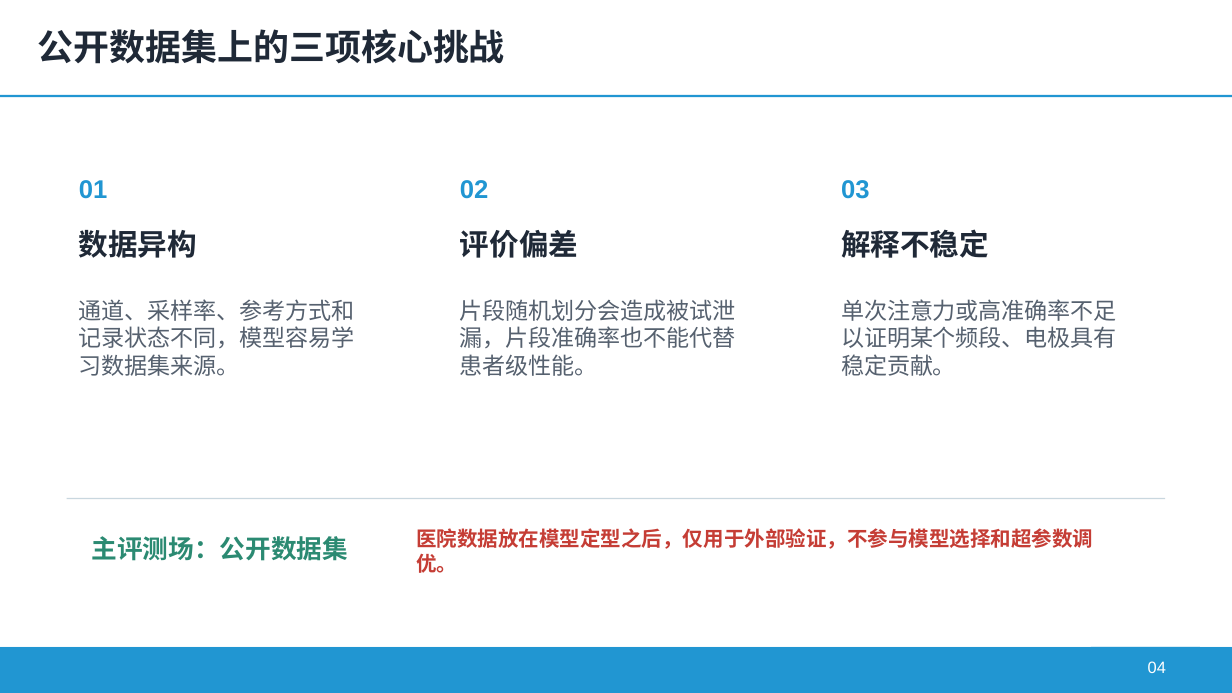
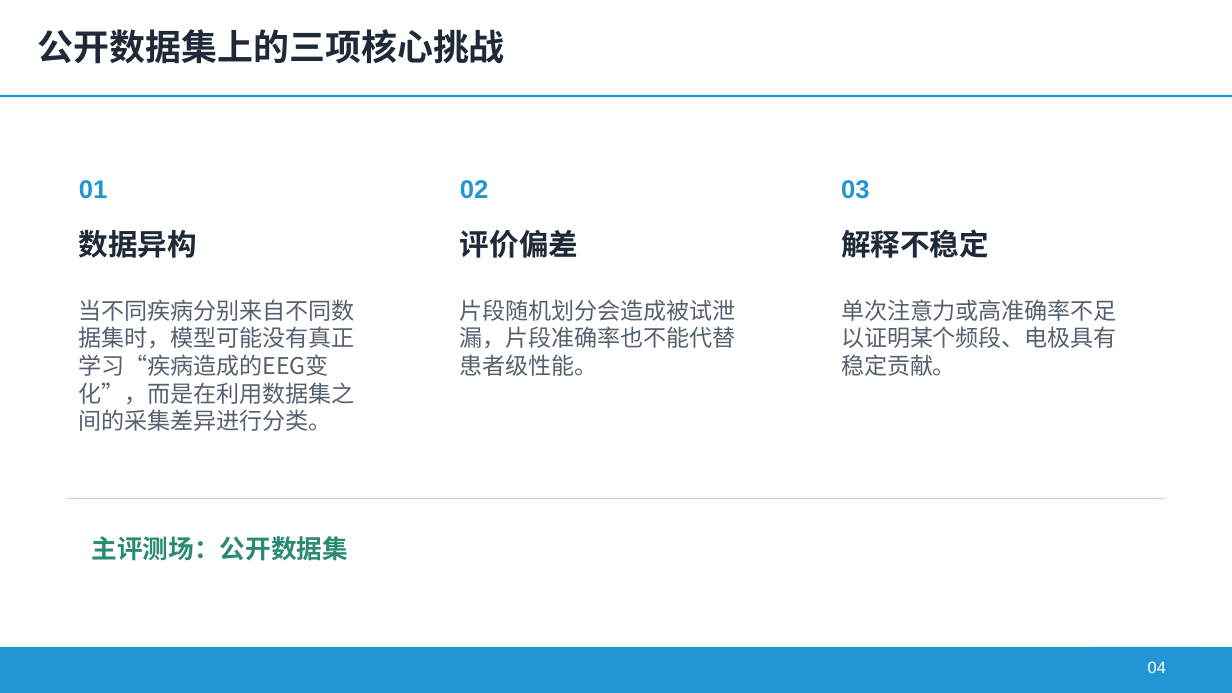
Before and after one commit to Andre050312/FYP, a slide deck: slide 4 of outputs/FYP版本2.pptx. Drawn at 1232x693 pixels with LibreOffice and Linux fonts; fonts in the diff are those of the drawing. Boxes give left, top, right and bottom in pixels: in the first picture for what was removed or moved away, otherwise in the second. Text is boxed around its words. In the diff, an @@ line names an element or a change of style, - is before the commit and + after.

```diff
--- a/outputs/FYP版本2.pptx
+++ b/outputs/FYP版本2.pptx
@@ text at (79,299,355,431): text changed @@
-通道、采样率、参考方式和记录状态不同，模型容易学习数据集来源。
+当不同疾病分别来自不同数据集时，模型可能没有真正学习“疾病造成的EEG变化”，而是在利用数据集之间的采集差异进行分类。
@@ text removed at (416,528,1093,573) @@
-医院数据放在模型定型之后，仅用于外部验证，不参与模型选择和超参数调优。
```
Also in this commit, not shown: 3 other slides changed, 18 other files.
